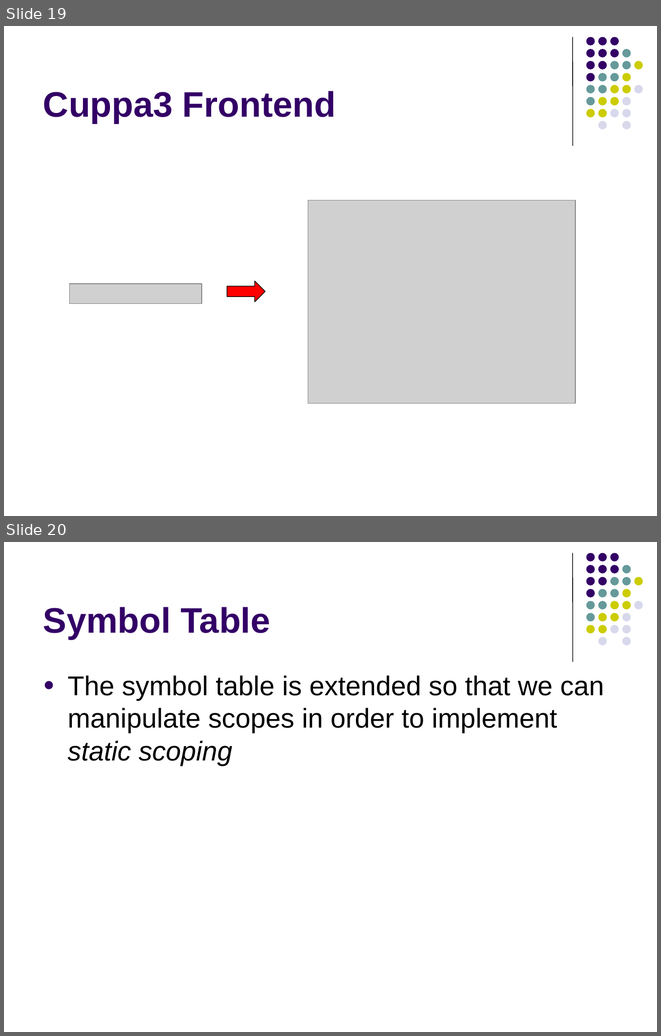
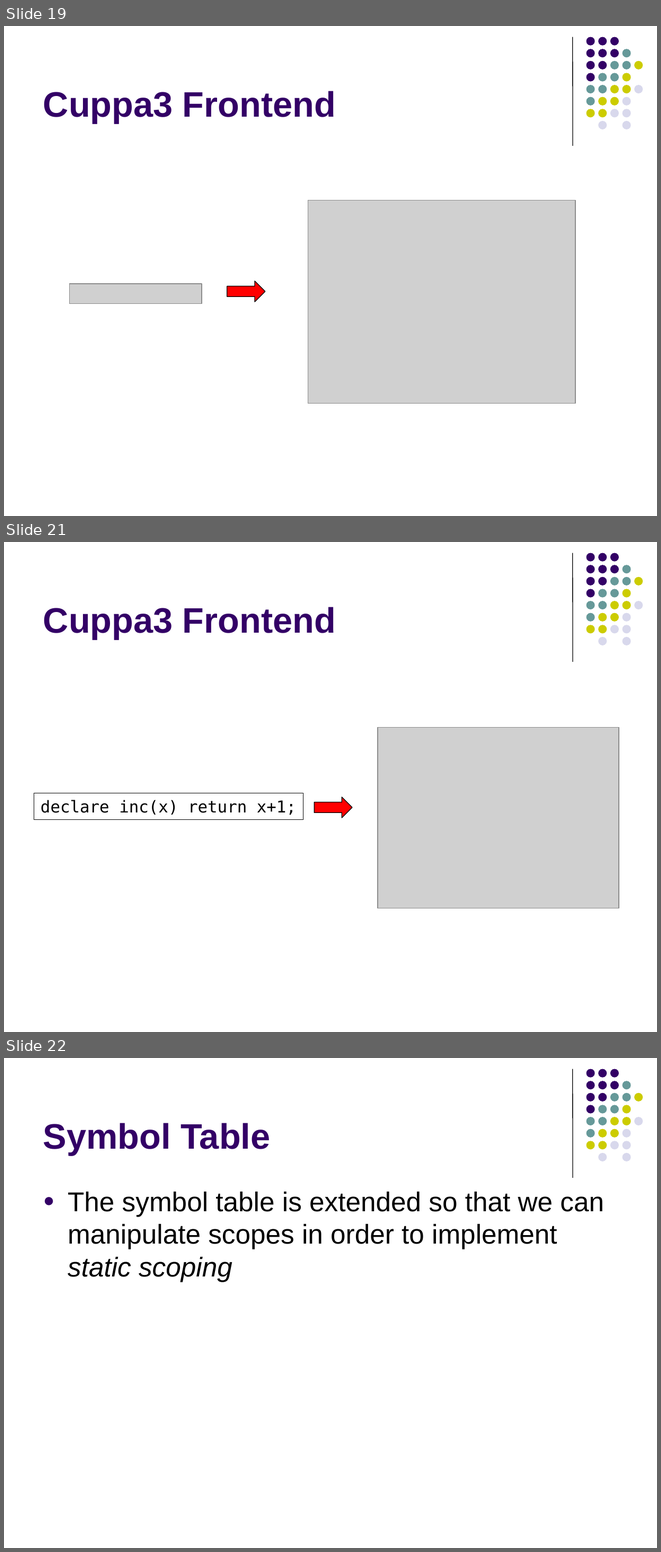
Before and after one commit to lutzhamel/CSC402, a slide deck: notes/csc402-ln013.pptx. Shown one above the other, each under a label of ours: slides 19 and 20 before the commit, slides 19, 21 and 22 after it; the slides between them are not shown. The pictures are 661x1036 and 661x1552 pixels, drawn with LibreOffice and Linux fonts; fonts in the diff are those of the drawing; grey boxes stand for pictures. Boxes give left, top, right and bottom in pixels: in the first picture for what was removed or moved away, otherwise in the second. Text is boxed around its words. In the diff, an @@ line names an element or a change of style, - is before the commit and + after.

```diff
--- a/notes/csc402-ln013.pptx
+++ b/notes/csc402-ln013.pptx
@@ slide 21 added at bbox=[4, 542, 657, 1032], background #FFFFFF; not listed: 32 template elements that a slide beside it also shows @@
@@ title added at bbox=[43, 607, 336, 639], 39 pt, text #330066, bold @@
+Cuppa3 Frontend
@@ picture added at bbox=[378, 728, 618, 908] @@
@@ rectangle added at bbox=[34, 793, 303, 820], outline #000000 0.75 pt, 18 pt, text #000000 @@
+declare inc(x) return x+1;
@@ right arrow added at bbox=[314, 796, 352, 818], fill #FF0000, outline #000000 0.75 pt @@
@@ what was slide 20 is now slide 22 @@
```
Also in this commit, not shown: 1 slide changed, 1 other slide added, 1 other file.
